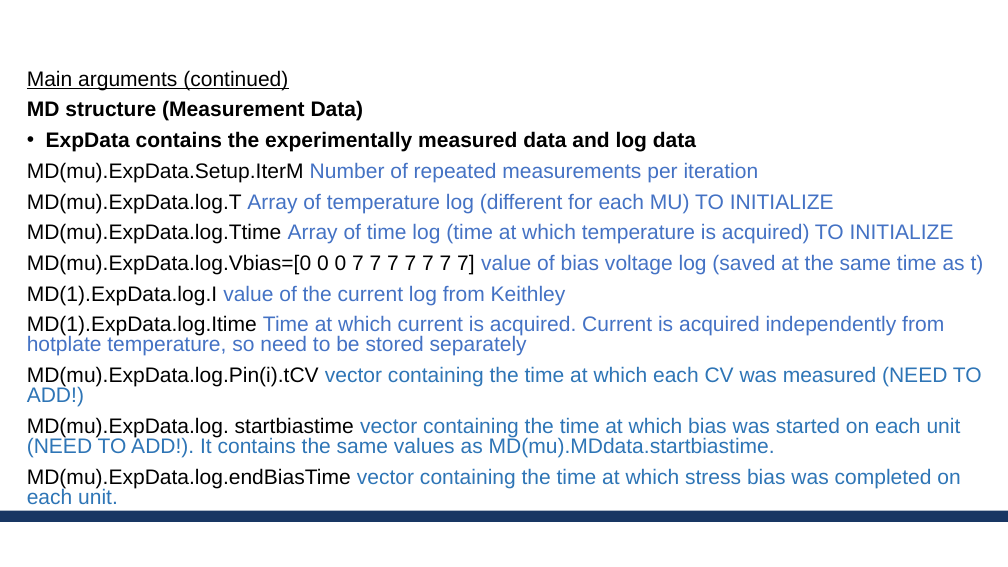
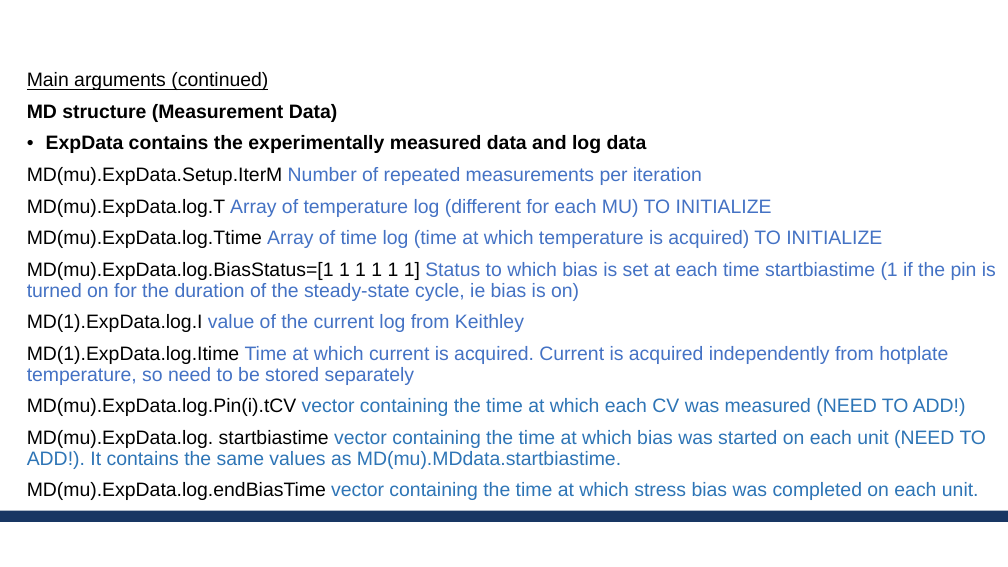
Before and after one commit to erickmartinez/matlabcvapp, a slide deck: slide 11 of AAA_CV_setup_app_design.pptx. Drawn at 1008x567 pixels with LibreOffice and Linux fonts; fonts in the diff are those of the drawing; background and template pictures are left out. Boxes give left, top, right and bottom in pixels: in the first picture for what was removed or moved away, otherwise in the second. Text is boxed around its words. In the diff, an @@ line names an element or a change of style, - is before the commit and + after.

Commit message:
starting updates on to bias only part of the pins

```diff
--- a/AAA_CV_setup_app_design.pptx
+++ b/AAA_CV_setup_app_design.pptx
@@ text at (27, 72, 987, 500): size 20 to 18.5 pt in "Main arguments (continued)", "MD structure (Measurement Data)", "ExpData contains the experimentally measured data and ...", "MD(mu).ExpData.Setup.IterM Number of repeated measurements p ..." and 7 more places; line spacing 0.8 to 0.9 @@
@@ text at (27, 262, 996, 301): text changed; size 20 to 18.5 pt @@
-MD(mu).ExpData.log.Vbias=[0 0 0 7 7 7 7 7 7 7] value of bias voltage log (saved at the same time as t)
+MD(mu).ExpData.log.BiasStatus=[1 1 1 1 1 1] Status to which bias is set at each time startbiastime (1 if the pin is turned on for the duration of the steady-state cycle, ie bias is on)
```
Also in this commit, not shown: 2 other slides changed, 2 other files.
